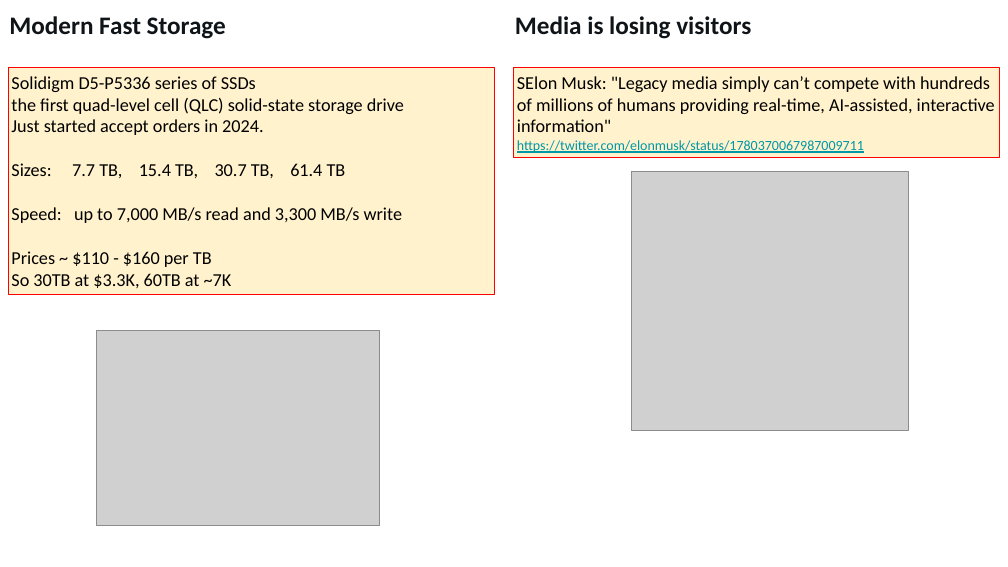
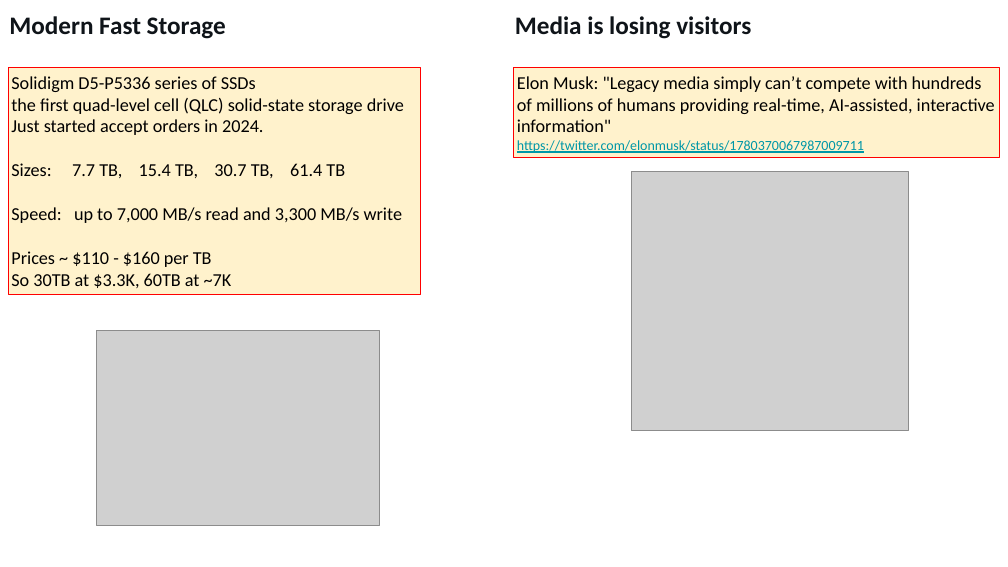
Before and after one commit to lselector/seminar, a slide deck: slide 14 of 2024/2024-04-19-AI-Updates.pptx. Drawn at 1008x567 pixels with LibreOffice and Linux fonts; fonts in the diff are those of the drawing; grey boxes stand for pictures. Boxes give left, top, right and bottom in pixels: in the first picture for what was removed or moved away, otherwise in the second. Text is boxed around its words. In the diff, an @@ line names an element or a change of style, - is before the commit and + after.

```diff
--- a/2024/2024-04-19-AI-Updates.pptx
+++ b/2024/2024-04-19-AI-Updates.pptx
@@ rectangle "Solidigm D5-P5336 series of SSDs": place and size @@
-rectangle "Solidigm D5-P5336 series of SSDs" at (8,68,494,294)
+rectangle "Solidigm D5-P5336 series of SSDs" at (8,68,420,294)
@@ text in rectangle at (517,76,995,132): text changed @@
-SElon Musk: "Legacy media simply can’t compete with hundreds of millions of humans providing real-time, AI-assisted, interactive information"
+Elon Musk: "Legacy media simply can’t compete with hundreds of millions of humans providing real-time, AI-assisted, interactive information"
```
Also in this commit, not shown: 14 other slides changed.
